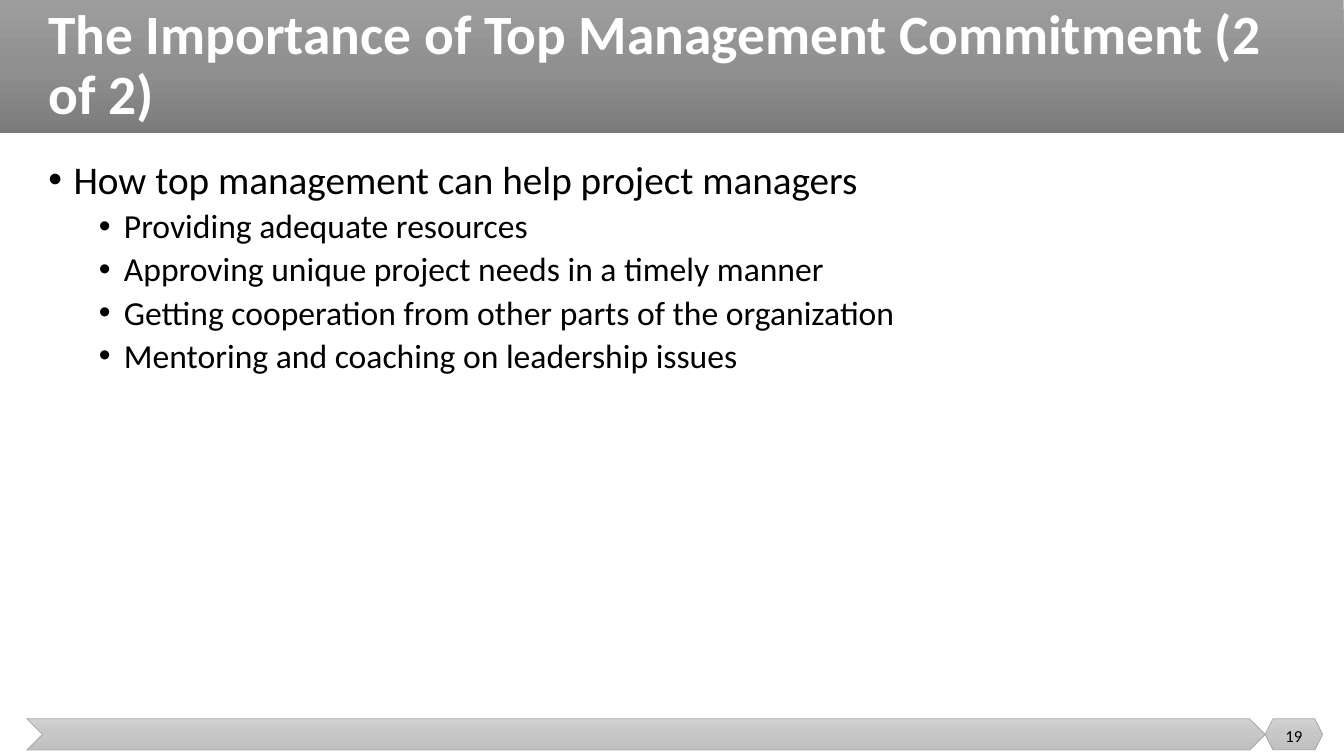
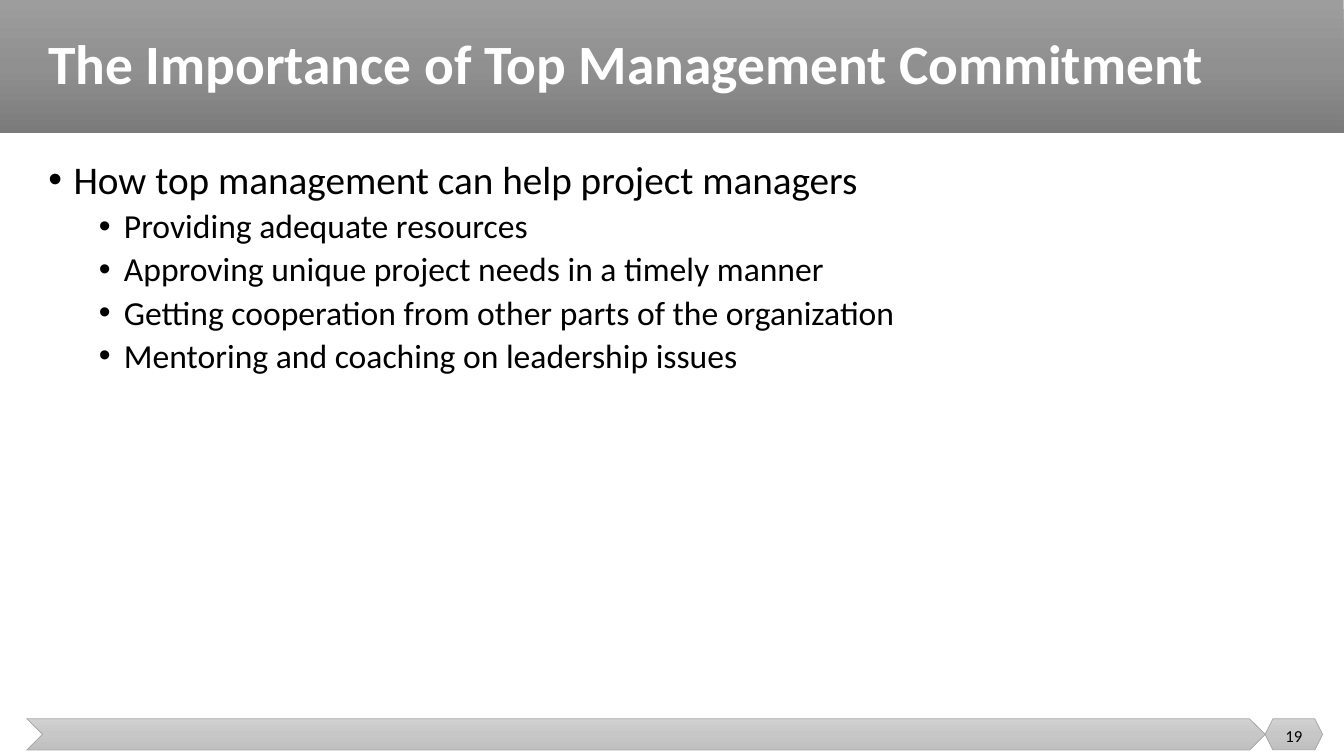
Before and after one commit to malenezi/malenezi, a slide deck: slide 19 of SE423/Lectures/2-SE Context/Project Management and SE Context.pptx. Drawn at 1344x756 pixels with LibreOffice and Linux fonts; fonts in the diff are those of the drawing. Boxes give left, top, right and bottom in pixels: in the first picture for what was removed or moved away, otherwise in the second. Text is boxed around its words. In the diff, an @@ line names an element or a change of style, - is before the commit and + after.

```diff
--- a/SE423/Lectures/2-SE Context/Project Management and SE Context.pptx
+++ b/SE423/Lectures/2-SE Context/Project Management and SE Context.pptx
@@ title at (x1=48, y1=45, x2=1202, y2=93): text changed @@
-The Importance of Top Management Commitment (2 of 2)
+The Importance of Top Management Commitment
```
Also in this commit, not shown: 9 other slides changed, 3 other files.
